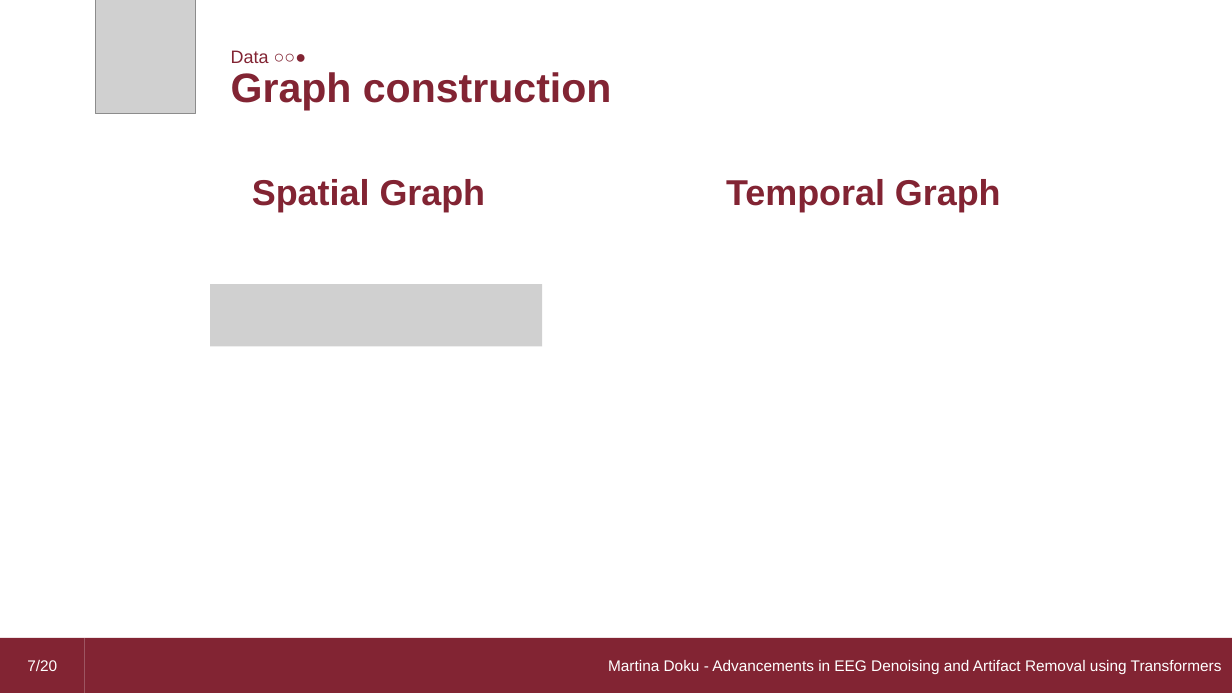
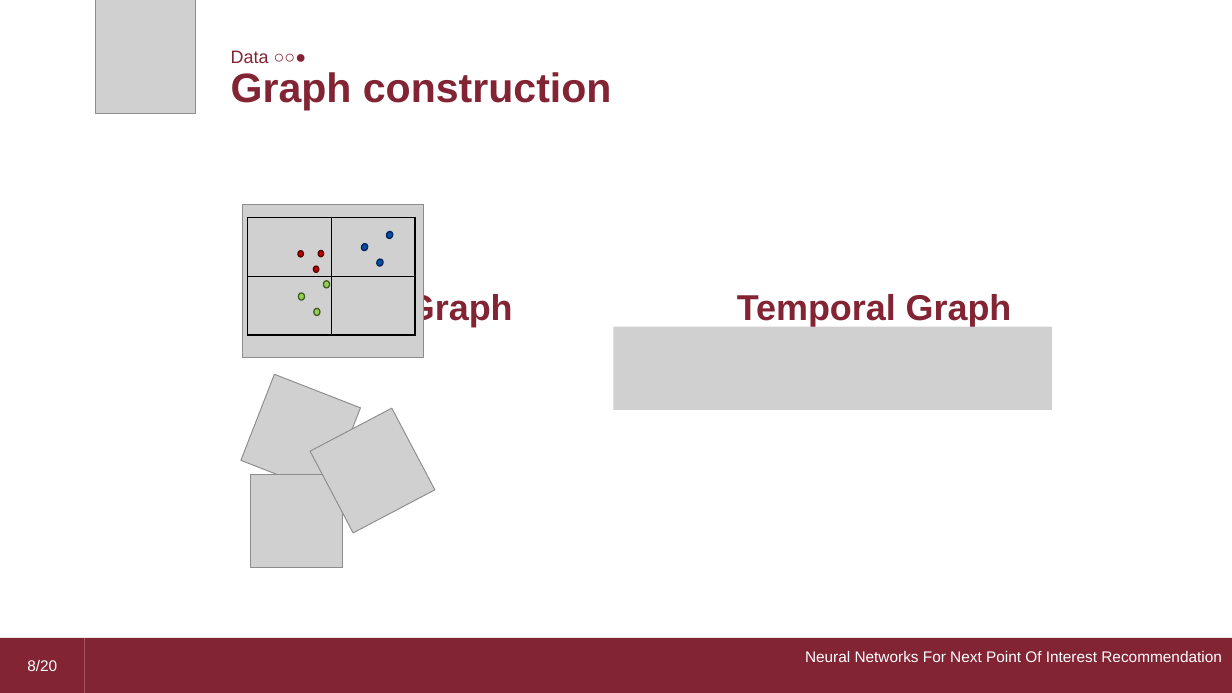
Before and after one commit to dario-loi/foursquare, a slide deck: slide 8 of presentation.pptm (slide 7 before the commit). Drawn at 1232x693 pixels with LibreOffice and Linux fonts; fonts in the diff are those of the drawing; grey boxes stand for pictures. Boxes give left, top, right and bottom in pixels: in the first picture for what was removed or moved away, otherwise in the second. Text is boxed around its words. In the diff, an @@ line names an element or a change of style, - is before the commit and + after.

Commit message:
updates

```diff
--- a/presentation.pptm
+++ b/presentation.pptm
@@ group added at (243,204,424,358): 9 ellipses, 2 lines, 1 picture, 1 rectangle @@
@@ text "Spatial Graph": place and size @@
-text "Spatial Graph" at (252,179,486,212)
+text "Spatial Graph" at (279,292,513,327)
@@ picture removed at (210,284,542,347) @@
@@ text "Temporal Graph": place and size @@
-text "Temporal Graph" at (726,179,1001,212)
+text "Temporal Graph" at (737,294,1012,327)
@@ picture added at (614,327,1053,410) @@
@@ group added at (241,375,360,494): 6 ellipses, 1 picture @@
@@ group added at (310,408,435,533): 6 ellipses, 1 picture @@
@@ picture added at (250,475,343,567) @@
@@ text in rectangle at (805,651,1222,662): text changed @@
-Martina Doku - Advancements in EEG Denoising and Artifact Removal using Transformers
+Neural Networks For Next Point Of Interest Recommendation
@@ page number at (27,660,57,671): text changed @@
-7/20
+8/20
```
Also in this commit, not shown: 14 other slides changed, 3 slides added, 1 slide removed.
